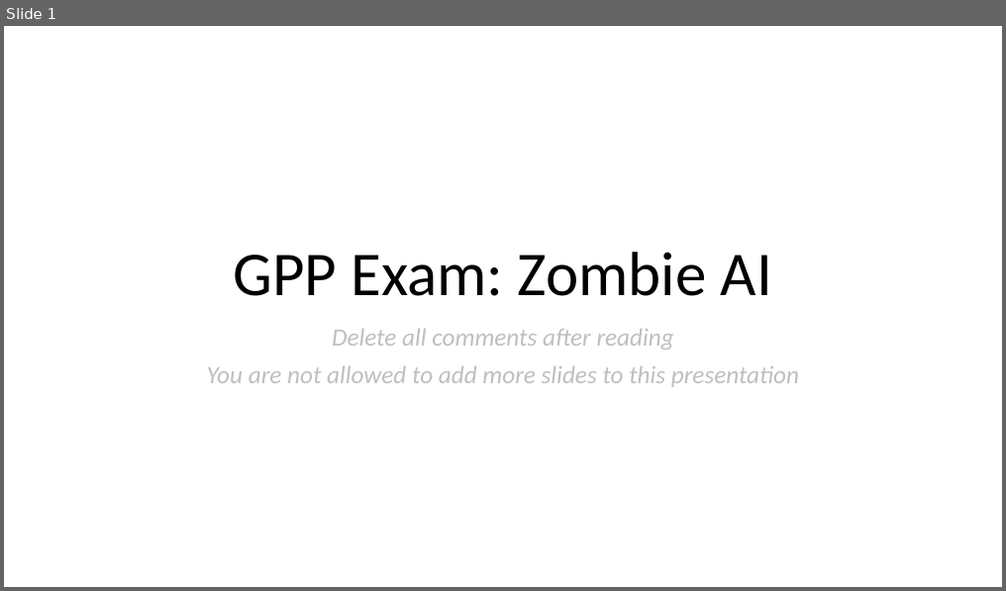
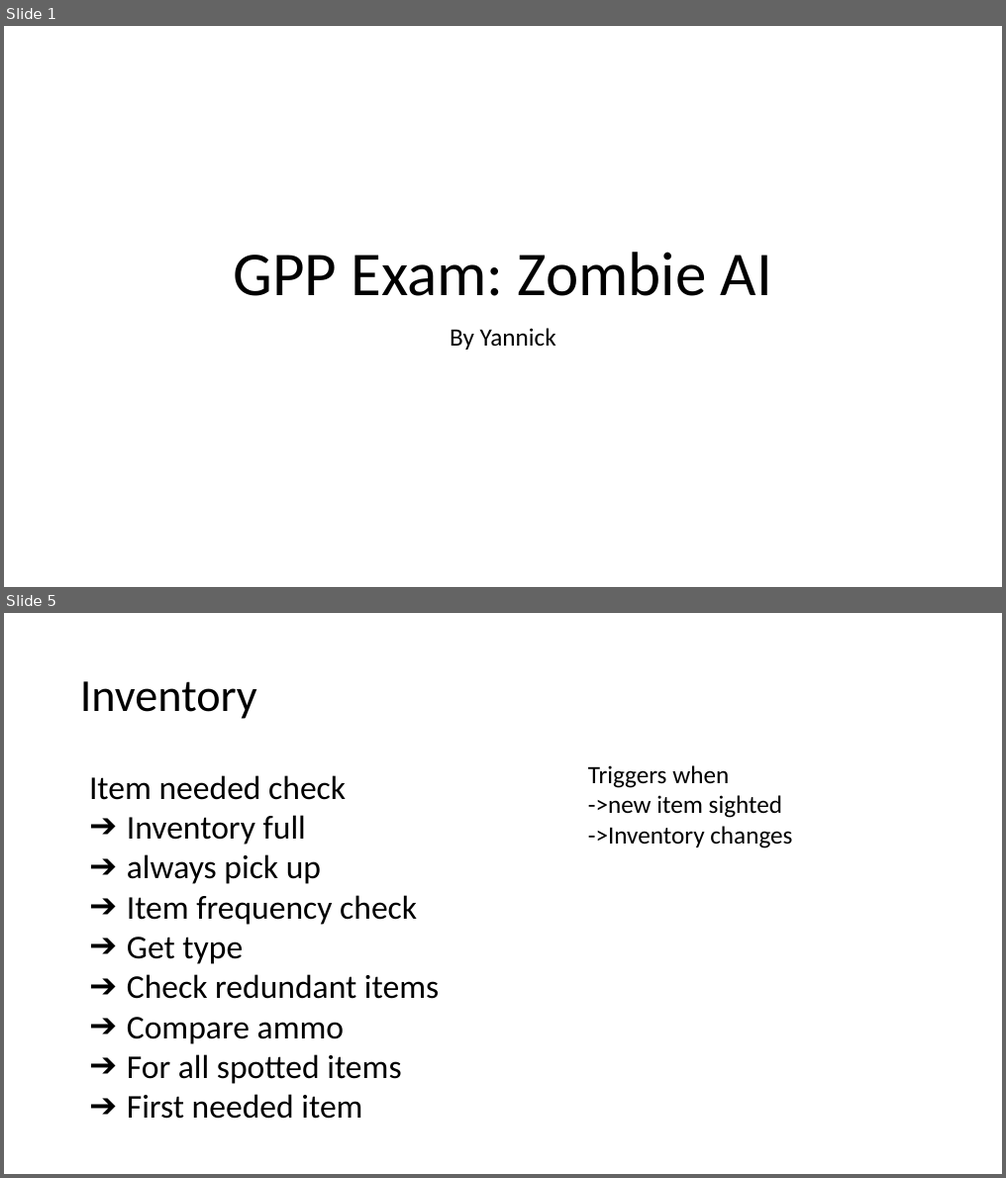
Before and after one commit to DAE-GD-2025-2026/gameai-zombie-Yannick-Ruijter, a slide deck: GPP_ZombieAI_RuijterYannick_2DAE09.pptx. Shown one above the other, each under a label of ours: slide 1 before the commit, slides 1 and 5 after it; the slides between them are not shown. The pictures are 1006x591 and 1006x1178 pixels, drawn with LibreOffice and Linux fonts; fonts in the diff are those of the drawing. Boxes give left, top, right and bottom in pixels: in the first picture for what was removed or moved away, otherwise in the second. Text is boxed around its words. In the diff, an @@ line names an element or a change of style, - is before the commit and + after.

```diff
--- a/GPP_ZombieAI_RuijterYannick_2DAE09.pptx
+++ b/GPP_ZombieAI_RuijterYannick_2DAE09.pptx
@@ slide 5 added at [4, 613, 1002, 1174], background #FFFFFF @@
@@ title added at [80, 681, 257, 719], 44 pt, text #000000 @@
+Inventory
@@ rectangle added at [49, 741, 934, 1035], fill #FFFFFF, outline #FFFFFF 1 pt @@
@@ text added at [80, 775, 316, 909], 36 pt, text #000000 @@
+Stored Data
+-List of items
+-Optimal layout
@@ text added at [89, 775, 439, 1119], 32 pt, text #000000 @@
+Item needed check
+➔ Inventory full
+➔ always pick up
+➔ Item frequency check
+➔ Get type
+➔ Check redundant items
+➔ Compare ammo
+➔ For all spotted items
+➔ First needed item
@@ text added at [588, 765, 792, 849], 24 pt, text #000000 @@
+Triggers when
+->new item sighted
+->Inventory changes
@@ slide 1 changed as well @@
@@ subtitle at [450, 328, 556, 350]: text changed; text colour #BFBFBF to #000000; italic off @@
-Delete all comments after reading
-You are not allowed to add more slides to this presentation
+By Yannick
```
Also in this commit, not shown: 3 other slides changed, 2 other slides added, 3 slides removed, 1 other file.
